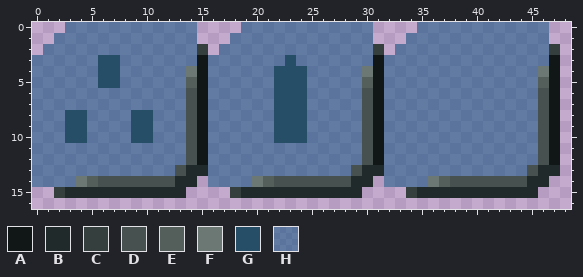
Edited in one commit: sprite sheet (GameJam01/Assets/Sprites/HUD/HUD icons.png). Above: the version before the commit.
The file is 384x128 pixels, drawn in blocks of 4x4; one block is one cell here. Shown: x 0..48, y 0..16.
Palette (. is transparent): A #111717  B #202a2a  C #353f3e  D #47514f  E #545f5c  F #6c7874  G #274e67  H #0f54818c
Pixels before, first column x 0:
 0 ...HHHHHHHHHHHH....HHHHHHHHHHHH....HHHHHHHHHHHH.
 1 ..HHHHHHHHHHHHH...HHHHHHHHHHHHH...HHHHHHHHHHHHH.
 2 .HHHHHHHHHHHHHHC.HHHHHHHHHHHHHHC.HHHHHHHHHHHHHHC
 3 HHHHHHGGHHHHHHHAHHHHHHHGHHHHHHHAHHHHHHHHHHHHHHHA
 4 HHHHHHGGHHHHHHFAHHHHHHGGGHHHHHFAHHHHHHHHHHHHHHFA
 5 HHHHHHGGHHHHHHEAHHHHHHGGGHHHHHEAHHHHHHHHHHHHHHEA
 6 HHHHHHHHHHHHHHDAHHHHHHGGGHHHHHDAHHHHHHHHHHHHHHDA
 7 HHHHHHHHHHHHHHDAHHHHHHGGGHHHHHDAHHHHHHHHHHHHHHDA
 8 HHHGGHHHHGGHHHDAHHHHHHGGGHHHHHDAHHHHHHHHHHHHHHDA
 9 HHHGGHHHHGGHHHDAHHHHHHGGGHHHHHDAHHHHHHHHHHHHHHDA
10 HHHGGHHHHGGHHHDAHHHHHHGGGHHHHHDAHHHHHHHHHHHHHHDA
11 HHHHHHHHHHHHHHDAHHHHHHHHHHHHHHDAHHHHHHHHHHHHHHDA
12 HHHHHHHHHHHHHHDAHHHHHHHHHHHHHHDAHHHHHHHHHHHHHHDA
13 HHHHHHHHHHHHHDBBHHHHHHHHHHHHHDBBHHHHHHHHHHHHHDBB
14 HHHHFEDDDDDDDBB.HHHHFEDDDDDDDBB.HHHHFEDDDDDDDBB.
15 ..CBBBBBBBBBBB....CBBBBBBBBBBB....CBBBBBBBBBBB..
After the commit:
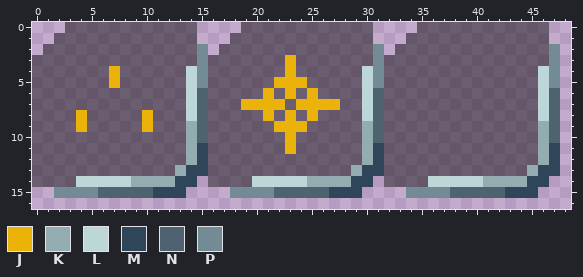
Colours new in this view: J #ebb309  K #93acb1  L #bdd6d8  M #2f455a  N #4e626f  P #738b94
Diff:
colour H: #0f54818c -> #00000072
Changed rows in their new state; - is a pixel that keeps its letter.
first column x 2:
 2 -------------P---------------P---------------P
 3 ----HH-------P-------J-------P---------------P
 4 ----HJ------LP------HJH-----LP--------------LP
 5 ----HJ------LP------JJJ-----LP--------------LP
 6 ------------LN-----JHJHJ----LN--------------LN
 7 ------------LN---JJJJHJJJJ--LN--------------LN
 8 -HJ----HJ---LN-----JHJHJ----LN--------------LN
 9 -HJ----HJ---KN------JJJ-----KN--------------KN
10 -HH----HH---KN------HJH-----KN--------------KN
11 ------------KM-------J------KM--------------KM
12 ------------KM--------------KM--------------KM
13 -----------KMM-------------KMM-------------KMM
14 --LLLLLKKKKMM-----LLLLLKKKKMM-----LLLLLKKKKMM-
15 PPPPNNNNNMMM----PPPPNNNNNMMM----PPPPNNNNNMMM--
Boxes around the changes in both pictures, in picture pixels (x1, y1, x2, y2):
changed: (32, 22, 560, 198)
